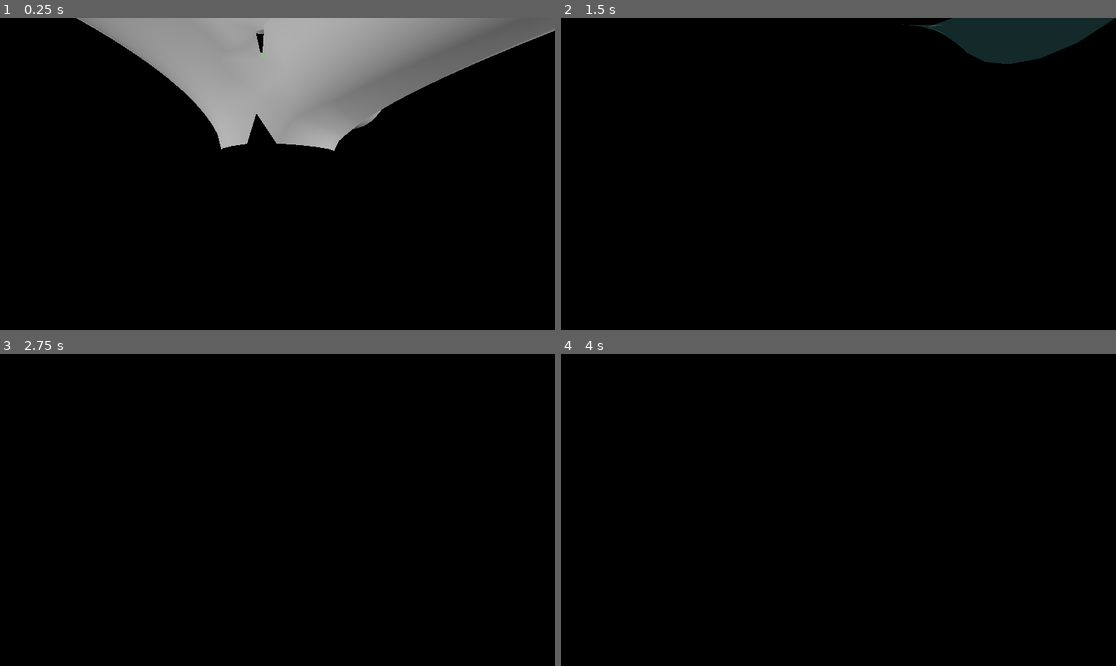
Above: before the commit, frames 1-4 (two rows, left to right).
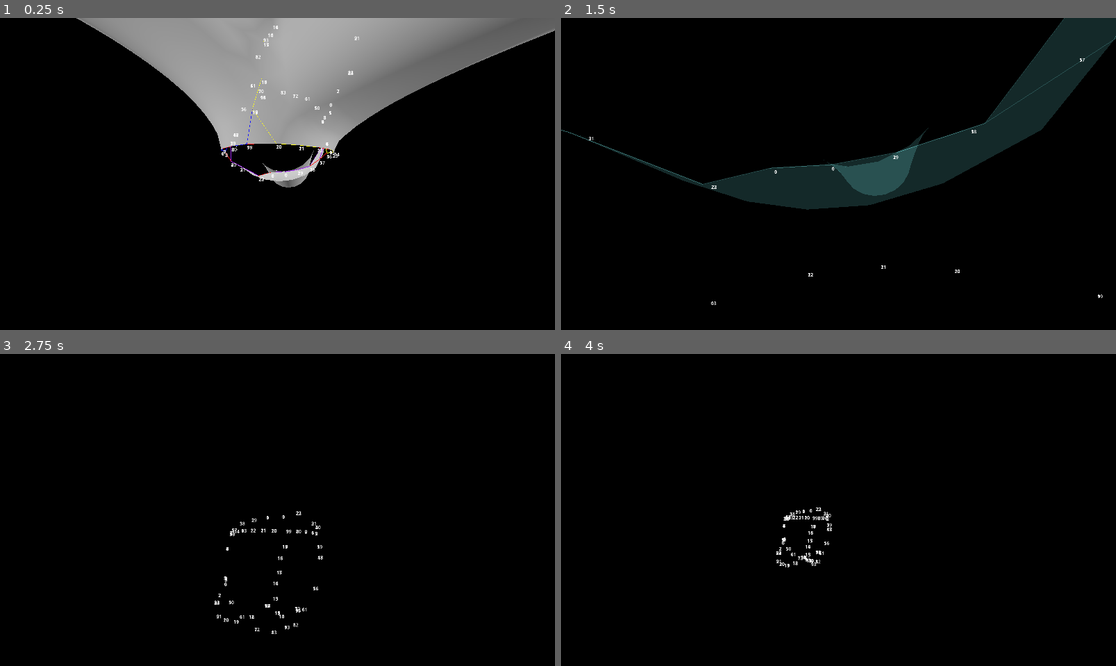
Above: after the commit, the same moments.

Repository: EpEpDragon/Modules
Game: Godot game, scene res://meshing_test.tscn
Two runs of this game, one before a commit and one after it. Both use one fixed random seed, a clock stepped at 60 frames per second and the inputs below.
Inputs (mouse positions are in pixels of both pictures, inside the frame that each line leads up to):
- Up to frame 1 (0.25 s): no input
- Up to frame 2 (1.5 s): tap Enter at 0.5 s; move the mouse to (866, 174) at 0.52 s; press the mouse at (866, 174) at 0.53 s; hold W (move_forward) from 0.53 s (still down); move the mouse to (810, 174) at 1.27 s; release the mouse at (810, 174) at 1.28 s; click (810, 174) at 1.35 s
- Up to frame 3 (2.75 s): keep holding W (move_forward); move the mouse to (288, 503) at 2.02 s; press the mouse at (288, 503) at 2.03 s
- Up to frame 4 (4 s): keep holding W (move_forward); move the mouse to (832, 516) at 2.77 s; release the mouse at (832, 516) at 2.78 s; click (832, 516) at 2.85 s; move the mouse to (877, 513) at 3.52 s; press the mouse at (877, 513) at 3.53 s

The runs differ from the first frame. In frame 1, 1.2% of the frame differs, in the area x 39-69%, y 0-55%; in frame 2, 13%, in the area x 0-100%, y 0-92%; in frame 3, 0.4%; in frame 4, 0.3%.
Error before the commit: Invalid access of index '23' on a base object of type: 'Array'. (res://meshing_test.gd:315)

Commit message:
Fixed some overflow cases

Diff:
--- a/TreeGen/meshing_test.gd
+++ b/TreeGen/meshing_test.gd
@@ -190,17 +190,17 @@
 
 	merge_loops(loops_ordered, arr, indices)
 	######## DEBUG #########
-#	var debug_edge_loops = []
-##	#	point_cloud2.add_points(arr[Mesh.ARRAY_VERTEX][edge_loops[0]])
-#	debug_edge_loops.append(DebugDraw.new_line_seg(Vector3.ZERO, color_arr[0]))
-#	for l_i in range(loops_ordered.size()):
-#		debug_edge_loops.append(DebugDraw.new_line_seg(Vector3.ZERO, color_arr[l_i]))
-#		for p_i in range(loops_ordered[l_i].size()):
-#			var pos = arr[Mesh.ARRAY_VERTEX][loops_ordered[l_i][p_i]]
-#			labels.append(DebugDraw.new_label(str(p_i),pos,$Camera))
-##			point_cloud2.add_point(pos)
-#			debug_edge_loops[-1].add_point(pos)
-#		debug_edge_loops[-1].construct()
+	var debug_edge_loops = []
+#	#	point_cloud2.add_points(arr[Mesh.ARRAY_VERTEX][edge_loops[0]])
+	debug_edge_loops.append(DebugDraw.new_line_seg(Vector3.ZERO, color_arr[0]))
+	for l_i in range(loops_ordered.size()):
+		debug_edge_loops.append(DebugDraw.new_line_seg(Vector3.ZERO, color_arr[l_i]))
+		for p_i in range(loops_ordered[l_i].size()):
+			var pos = arr[Mesh.ARRAY_VERTEX][loops_ordered[l_i][p_i]]
+			labels.append(DebugDraw.new_label(str(p_i),pos,$Camera))
+#			point_cloud2.add_point(pos)
+			debug_edge_loops[-1].add_point(pos)
+		debug_edge_loops[-1].construct()
 	########################
 
 	# Mesh
@@ -265,8 +265,8 @@
 					continue
 
 				# DEBUG
-				if i == 1:
-					point_cloud3.add_point(arr[Mesh.ARRAY_VERTEX][loops[l_i][p_i]])
+#				if i == 1:
+#					point_cloud3.add_point(arr[Mesh.ARRAY_VERTEX][loops[l_i][p_i]])
 
 				var short = INF
 				var sp_i = null
@@ -299,8 +299,8 @@
 						arr[Mesh.ARRAY_NORMAL][loops[m[0]][m[1]]] = merge_normal
 
 					# DEBUG
-					if i == 1:
-						point_cloud.add_point(merge_vert)
+#					if i == 1:
+#						point_cloud.add_point(merge_vert)
 
 	# Patch holes
 	var patch_indices:PackedInt32Array = []
@@ -310,14 +310,19 @@
 			if merge_points[l_i][p_i][0][0] != merge_points[l_i][p_i-1][0][0]:
 				# Find increment direction of connected loop
 				var inc = 0
-				var i = 1
+				var i = p_i
 				while inc == 0:
-					inc = merge_points[l_i][p_i][0][1] - merge_points[l_i][p_i+i][0][1]
+					inc = merge_points[l_i][p_i][0][1] - merge_points[l_i][i][0][1]
 					i += 1
+					if i > merge_points[l_i].size()-1:
+						i = 0
 				inc = inc/abs(inc)
 
 				# Make triangle
-				var points = [loops[l_i][p_i], loops[l_i][p_i-1], loops[merge_points[l_i][p_i][0][0]][merge_points[l_i][p_i][0][1] + inc]]
+				i = merge_points[l_i][p_i][0][1] + inc
+				if i > loops[merge_points[l_i][p_i][0][0]].size()-1:
+					i = 0
+				var points = [loops[l_i][p_i], loops[l_i][p_i-1], loops[merge_points[l_i][p_i][0][0]][i]]
 				var triangle = Helpers.make_triangle(arr, points)
 				# Check if triangle already in mesh
 				if !Helpers.contains_triangle(triangle, patch_indices):
--- a/TreeGen/meshing_test.tscn
+++ b/TreeGen/meshing_test.tscn
@@ -5,7 +5,7 @@
 
 [sub_resource type="Curve3D" id="Curve3D_eum13"]
 _data = {
-"points": PackedVector3Array(0, -0.5, 0, 0, 1, 0, 0, 1, 0, 0, 0, 0, -0.669736, 0.597713, -0.317717, 0, 3.568, 0),
+"points": PackedVector3Array(0, -0.5, 0, 0, 1, 0, 0, 1, 0, 0, 0, 0, -0.669736, 0.597713, -0.317717, 0.992358, 3.58374, -0.320798),
 "tilts": PackedFloat32Array(0, 0)
 }
 point_count = 2
@@ -19,7 +19,7 @@
 
 [sub_resource type="Curve3D" id="Curve3D_tsb62"]
 _data = {
-"points": PackedVector3Array(0, -0.5, 0, 0, 1, 0, 0, 1, 0, 0, 0, 0, 0, 0.5, 0, 1.23841, 2.09723, -1.43907),
+"points": PackedVector3Array(-0.0151861, -0.887542, 0.658426, 0.0151861, 0.887542, -0.658426, 0, 1, 0, 0, 0, 0, 0, 0.5, 0, 0.272709, 1.01059, -3.07265),
 "tilts": PackedFloat32Array(0, 0)
 }
 point_count = 2
